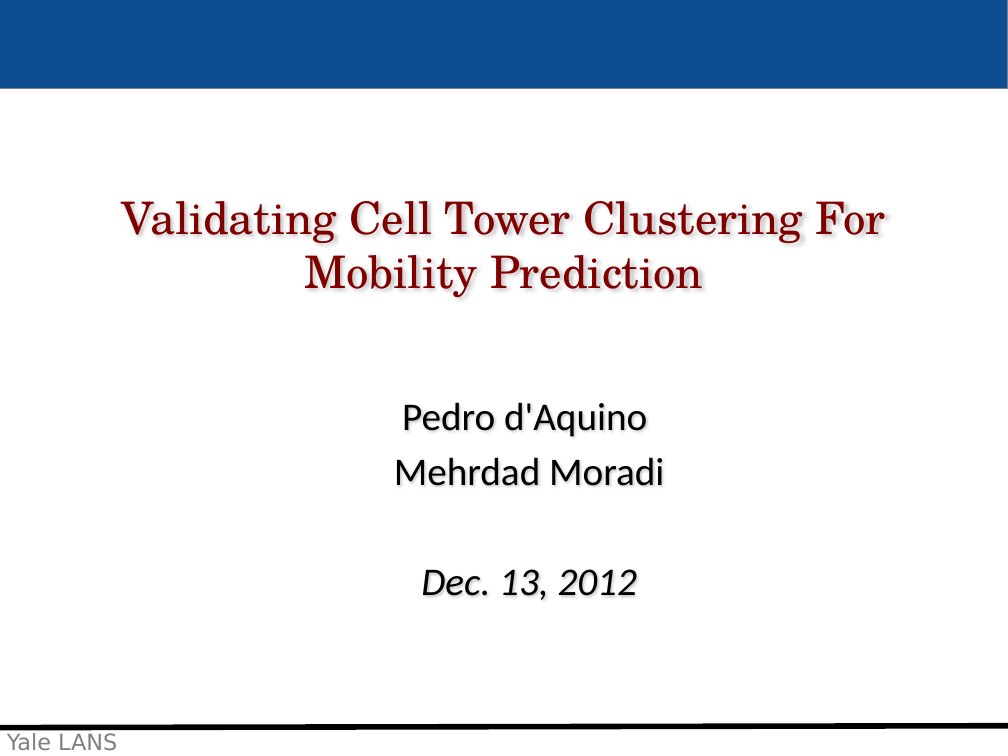
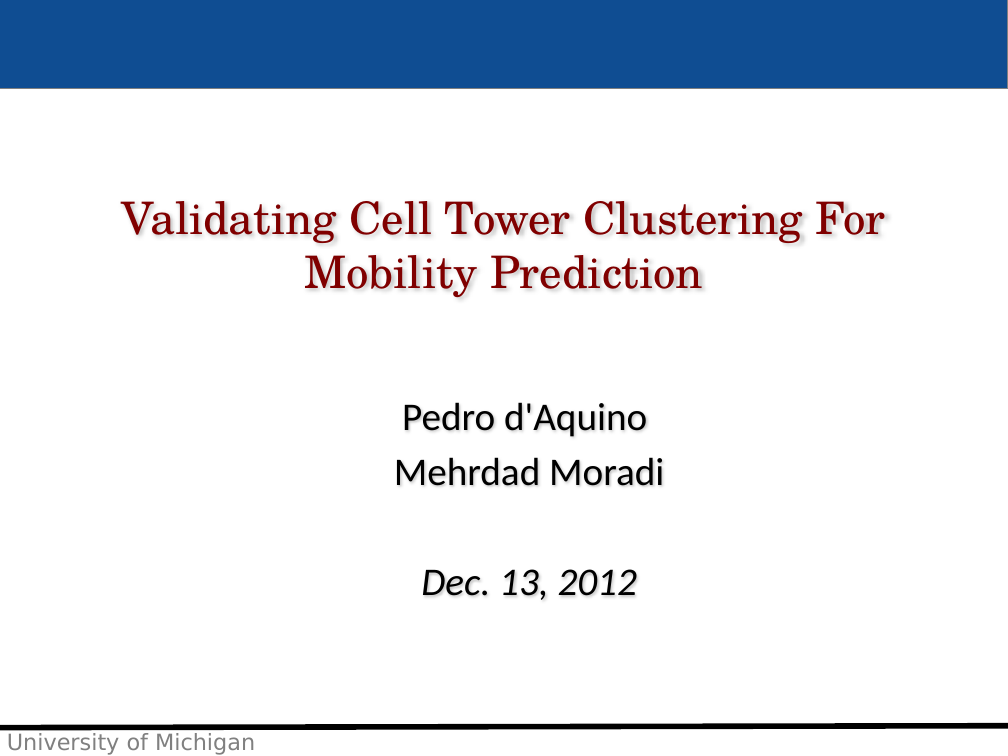
Before and after one commit to imehrdad2012/EECS589, a slide deck: slide 1 of Presentation/moradi_class19.pptx. Drawn at 1008x756 pixels with LibreOffice and Linux fonts; fonts in the diff are those of the drawing; background and template pictures are left out. Boxes give left, top, right and bottom in pixels: in the first picture for what was removed or moved away, otherwise in the second. Text is boxed around its words. In the diff, an @@ line names an element or a change of style, - is before the commit and + after.

```diff
--- a/Presentation/moradi_class19.pptx
+++ b/Presentation/moradi_class19.pptx
@@ text removed at (7, 733, 117, 750) @@
-Yale LANS
@@ text added at (7, 733, 255, 755), 16 pt, text #808080 @@
+University of Michigan
```
Also in this commit, not shown: 6 other slides changed, 3 slides added, 1 slide removed.
